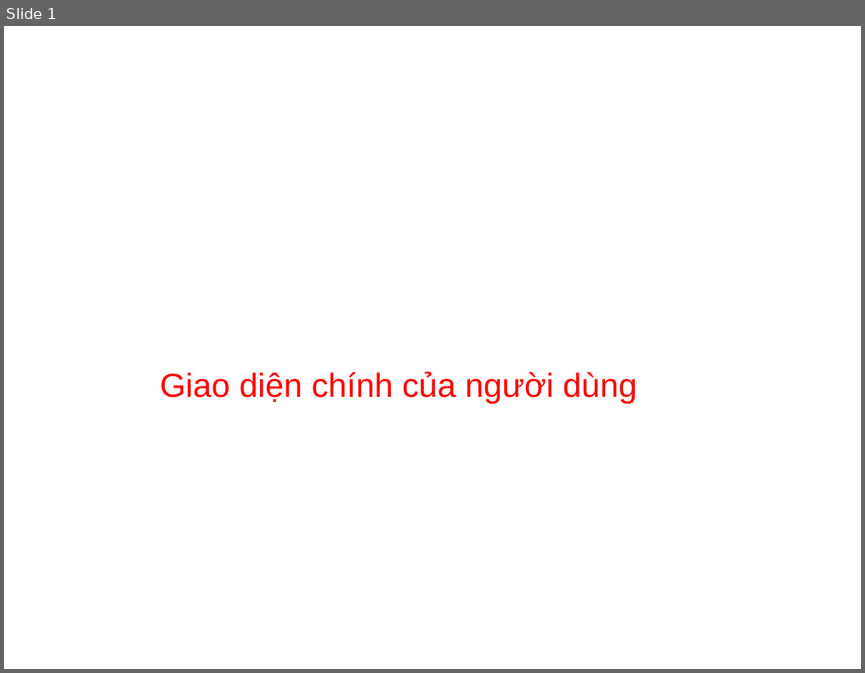
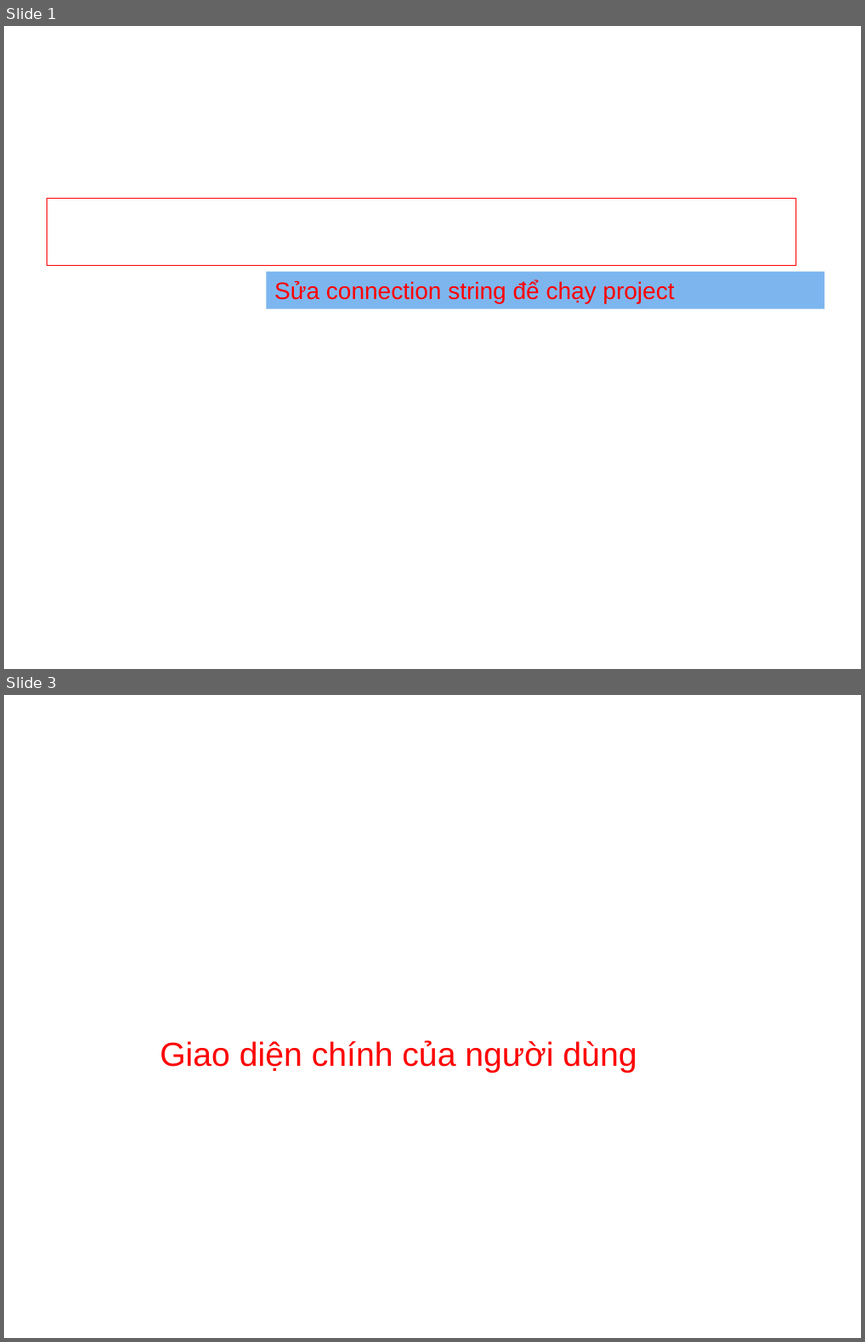
Before and after one commit to thanhchuong99/LTCSDL_TH74_Nhom18, a slide deck: HDSD.ppt. Shown one above the other, each under a label of ours: slide 1 before the commit, slides 1 and 3 after it; the slides between them are not shown. The pictures are 865x673 and 865x1342 pixels, drawn with LibreOffice and Linux fonts; fonts in the diff are those of the drawing; background and template pictures are left out. Boxes give left, top, right and bottom in pixels: in the first picture for what was removed or moved away, otherwise in the second. Text is boxed around its words. In the diff, an @@ line names an element or a change of style, - is before the commit and + after.

Commit message:
fix file ppt

```diff
--- a/HDSD.ppt
+++ b/HDSD.ppt
@@ slide 1 added at bbox=[4, 26, 861, 669], background picture (left out) @@
@@ rectangle added at bbox=[46, 199, 795, 266], outline #FF0000 0.99 pt @@
@@ rectangle added at bbox=[266, 271, 825, 309], fill #7DB6EF, 20 pt, text #FF0000 @@
+Sửa connection string để chạy project
@@ what was slide 1 is now slide 3 @@
```
Also in this commit, not shown: 1 other slide added.
